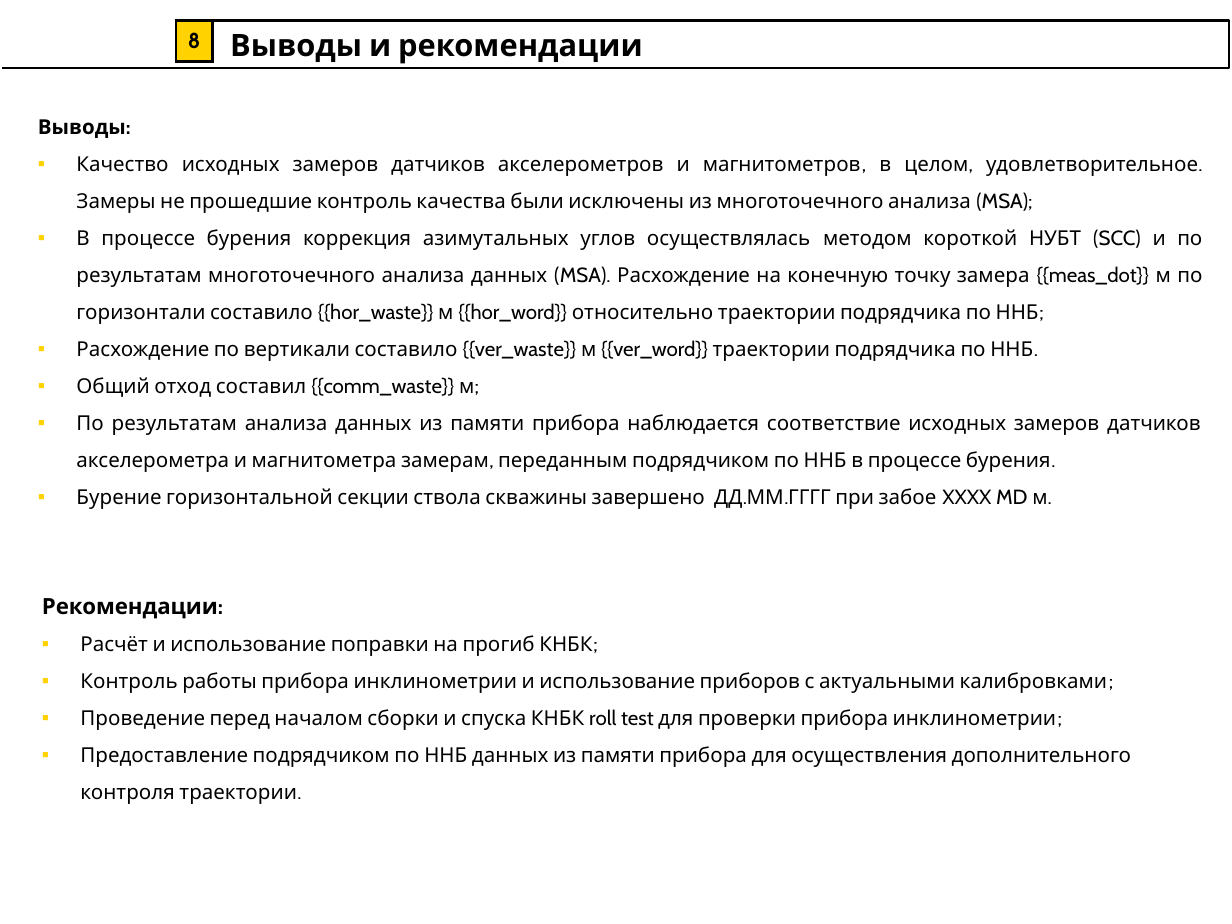
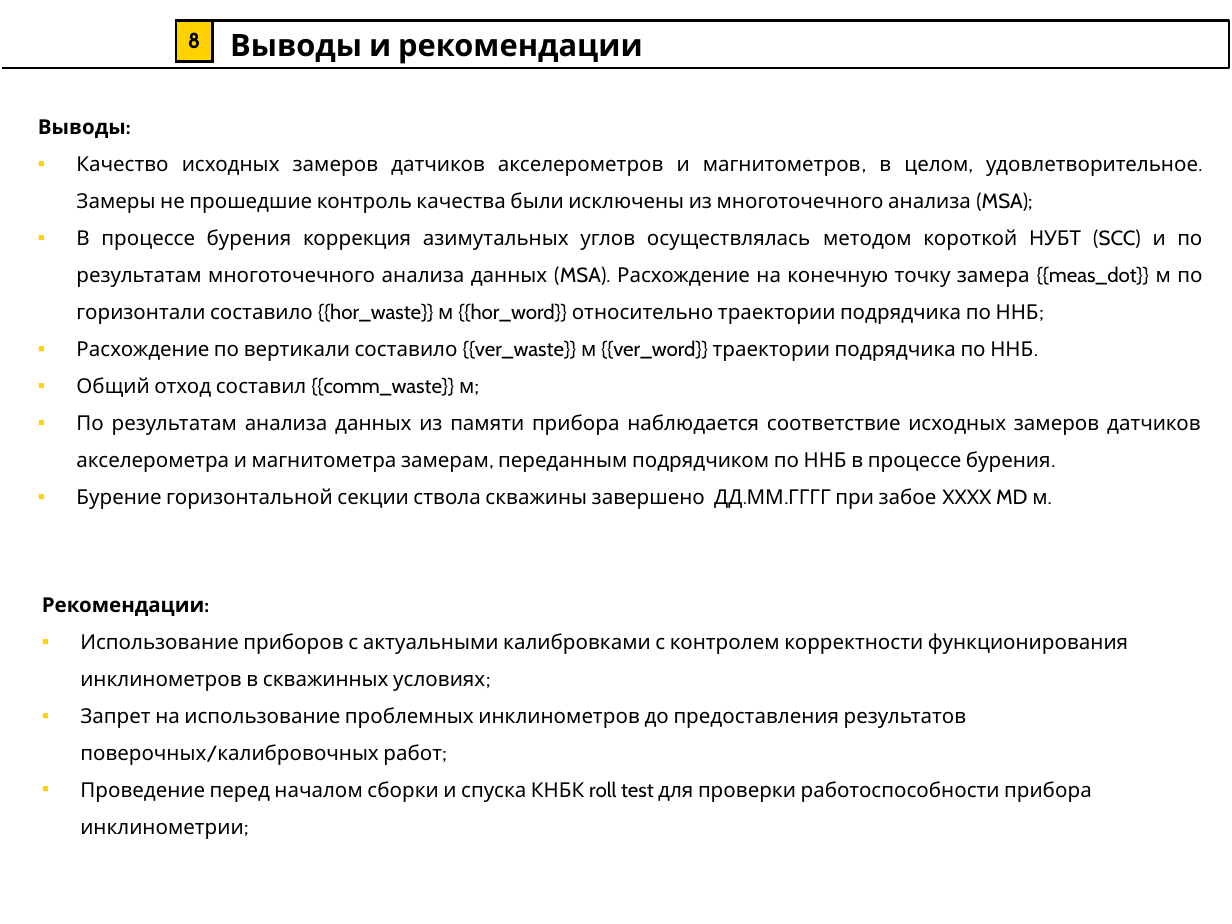
Before and after one commit to SVETA12345/UZM_excel, a slide deck: slide 8 of files/Шаблон/Самотлорское_итоговый_ВНС.pptx. Drawn at 1232x924 pixels with LibreOffice and Linux fonts; fonts in the diff are those of the drawing; background and template pictures are left out. Boxes give left, top, right and bottom in pixels: in the first picture for what was removed or moved away, otherwise in the second. Text is boxed around its words. In the diff, an @@ line names an element or a change of style, - is before the commit and + after.

```diff
--- a/files/Шаблон/Самотлорское_итоговый_ВНС.pptx
+++ b/files/Шаблон/Самотлорское_итоговый_ВНС.pptx
@@ text at (x1=42, y1=597, x2=204, y2=616): size 13 to 12 pt in "Рекомендации:" @@
@@ text at (x1=80, y1=633, x2=1128, y2=839): text changed @@
-▪ Расчёт и использование поправки на прогиб КНБК;
-▪ Контроль работы прибора инклинометрии и использование приборов с актуальными калибровками;
-▪ Проведение перед началом сборки и спуска КНБК roll test для проверки прибора инклинометрии;
-▪ Предоставление подрядчиком по ННБ данных из памяти прибора для осуществления дополнительного контроля траектории.
+▪ Использование приборов с актуальными калибровками с контролем корректности функционирования инклинометров в скважинных условиях;
+▪ Запрет на использование проблемных инклинометров до предоставления результатов поверочных/калибровочных работ;
+▪ Проведение перед началом сборки и спуска КНБК roll test для проверки работоспособности прибора инклинометрии;
```
Also in this commit, not shown: 2 other slides changed, 13 other files.
